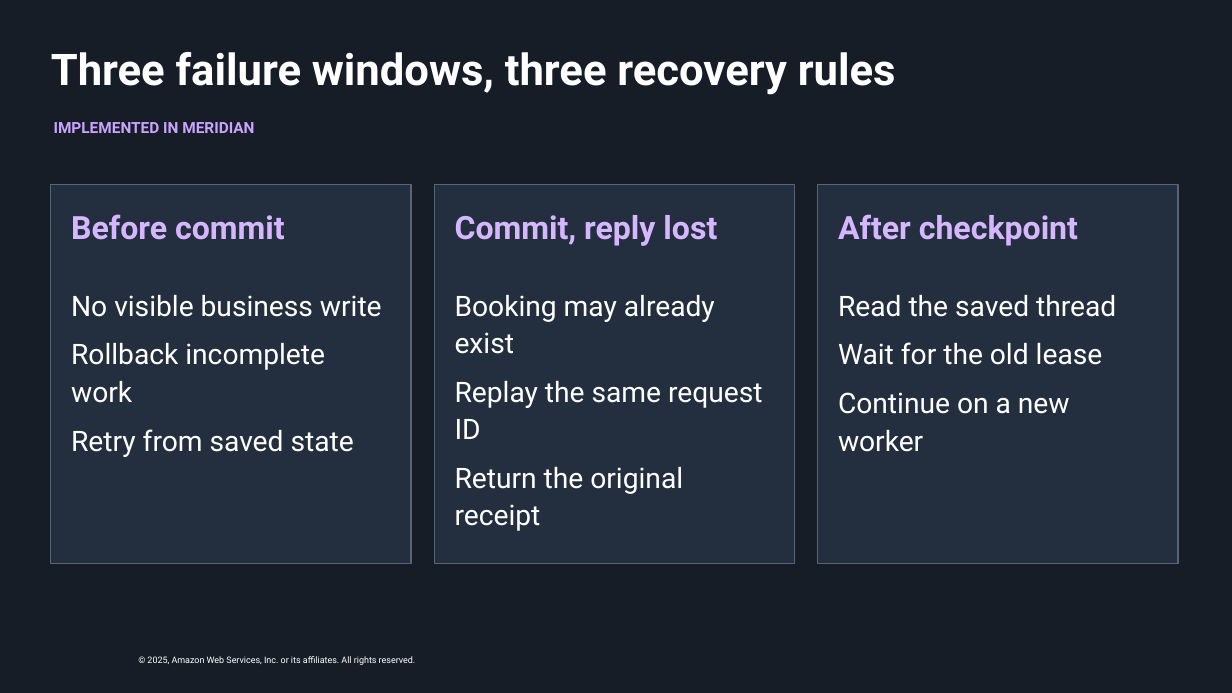
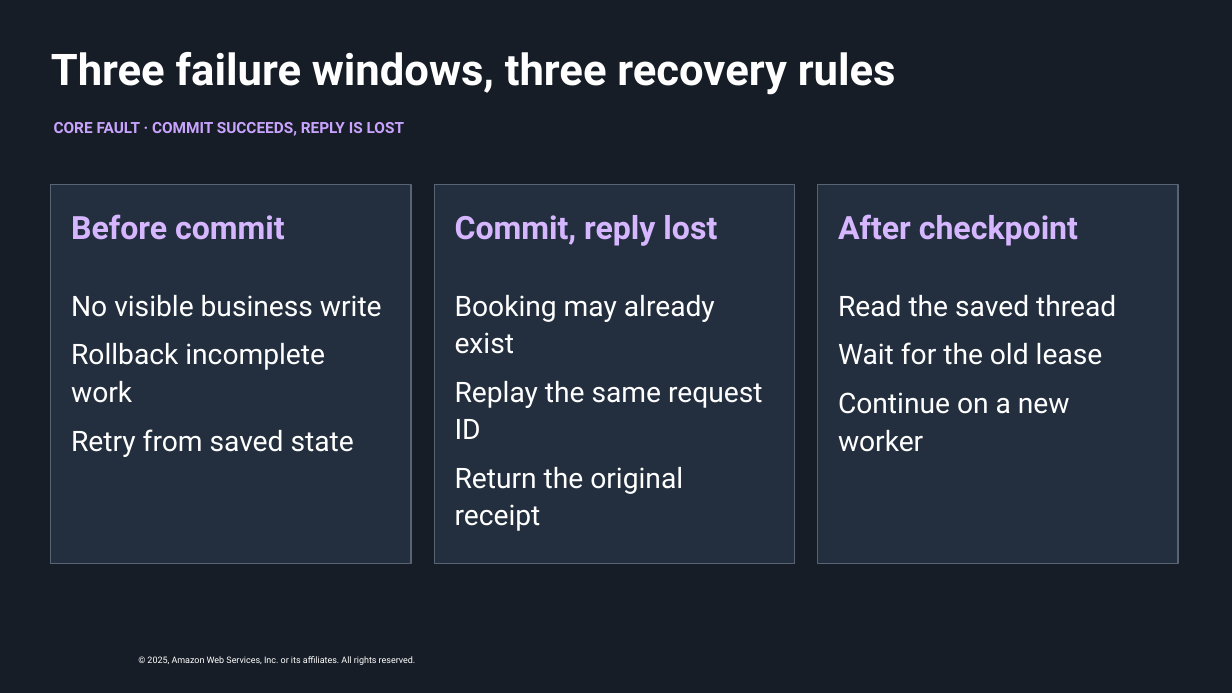
Before and after one commit to aws-samples/sample-stateful-agentic-ai-workflows-aurora-mcp-agentcore, a slide deck: slide 17 of meridian/docs/presentation/Meridian-reInvent-chalk-talk.pptx. Drawn at 1232x693 pixels with LibreOffice and Linux fonts; fonts in the diff are those of the drawing; background and template pictures are left out. Boxes give left, top, right and bottom in pixels: in the first picture for what was removed or moved away, otherwise in the second. Text is boxed around its words. In the diff, an @@ line names an element or a change of style, - is before the commit and + after.

```diff
--- a/meridian/docs/presentation/Meridian-reInvent-chalk-talk.pptx
+++ b/meridian/docs/presentation/Meridian-reInvent-chalk-talk.pptx
@@ text at box(54, 122, 404, 136): text changed @@
-IMPLEMENTED IN MERIDIAN
+CORE FAULT · COMMIT SUCCEEDS, REPLY IS LOST
```
Also in this commit, not shown: 4 other slides changed, 42 other files.
